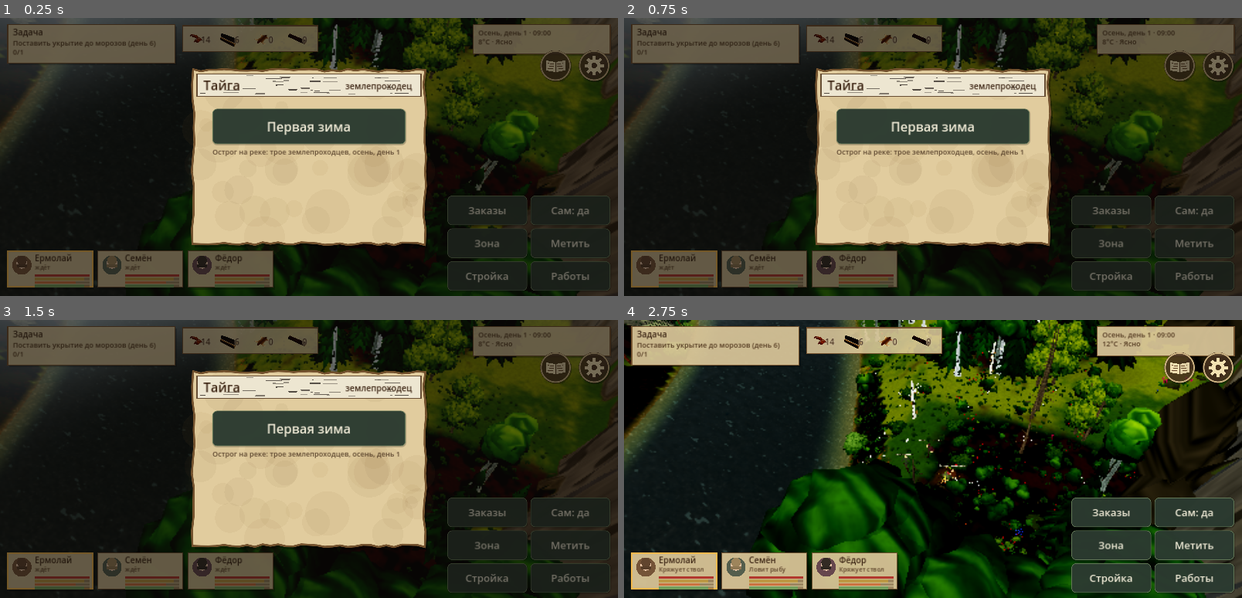
Above: before the commit, frames 1-4 (two rows, left to right).
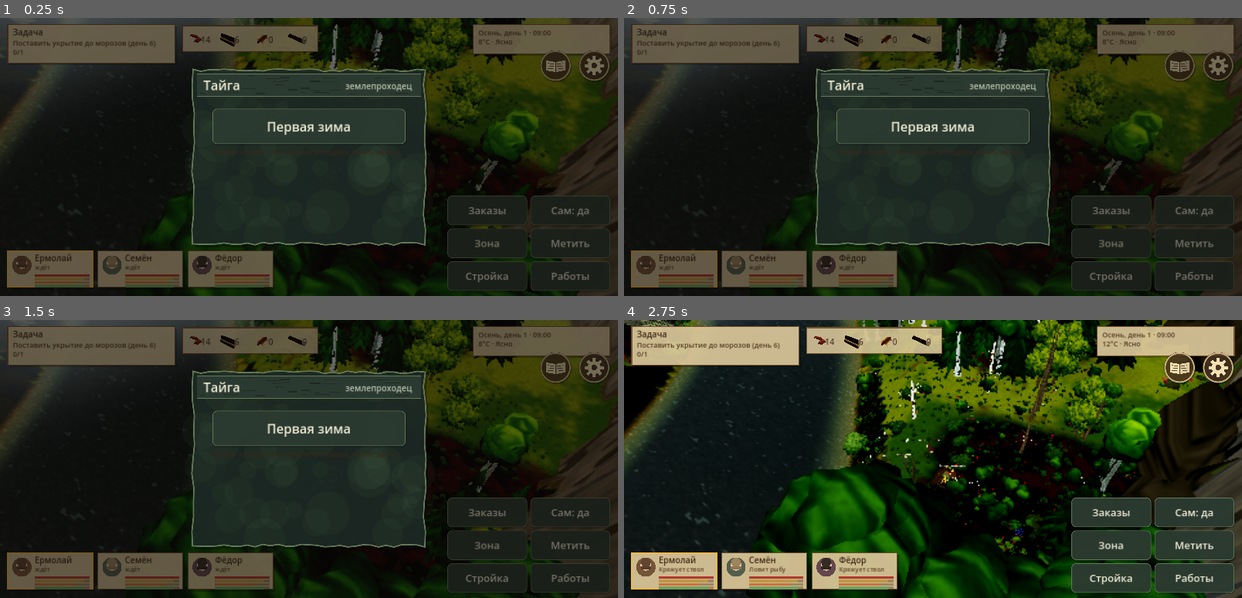
Above: after the commit, the same moments.

Repository: Masuku4129/Game
Game: Godot game, scene res://scenes/main.tscn
Two runs of this game, one before a commit and one after it. Both use one fixed random seed, a clock stepped at 60 frames per second and the inputs below.
Inputs (mouse positions are in pixels of both pictures, inside the frame that each line leads up to):
- Up to frame 1 (0.25 s): no input
- Up to frame 2 (0.75 s): click (1217, 65) at 0.52 s
- Up to frame 3 (1.5 s): click (556, 367) at 1.27 s
- Up to frame 4 (2.75 s): click "Первая зима" at 2 s

The runs differ from the first frame. In frame 1, 20% of the frame differs, in the area x 30-70%, y 18-83%; in frame 2, 20%; in frame 3, 20%; in frame 4, nothing differs.

Commit message:
Restyle camp and crafting panels in woodland palette

Diff:
--- a/game/scripts/camp_ui.gd
+++ b/game/scripts/camp_ui.gd
@@ -4,11 +4,12 @@
 ## постройки, полоса построек с ценой, кнопки поворота и постановки, листы: хранилище,
 ## готовка, стройка избы, печь, обстановка, верстак, стол, сушило.
 
+const UI = preload("res://scripts/ui_palette.gd")
 const IT = preload("res://scripts/items.gd")
-const INK := Color(0.24, 0.15, 0.08)
-const PAPER := Color(0.88, 0.8, 0.62)
-const OK_C := Color(0.2, 0.42, 0.12)
-const BAD_C := Color(0.62, 0.16, 0.08)
+const INK := UI.TEXT
+const PAPER := UI.PANEL
+const OK_C := UI.GOOD
+const BAD_C := UI.DANGER
 
 var camp
 var main: Node3D
@@ -40,9 +41,10 @@
 
 ## Лист-пергамент: рваный край, пятна краски, берестяная шапка с заголовком.
 class Sheet extends Control:
+	const UI = preload("res://scripts/ui_palette.gd")
 	var title := ""
 	var info := ""
-	var info_col := Color(0.24, 0.15, 0.08)
+	var info_col := UI.TEXT_MUTED
 	var head := 70.0
 	func _draw() -> void:
 		var sz := size
@@ -61,27 +63,28 @@
 		for p in pts:
 			sh.append(p + Vector2(8, 10))
 		draw_colored_polygon(sh, Color(0, 0, 0, 0.3))
-		draw_colored_polygon(pts, Color(0.88, 0.8, 0.62))
+		draw_colored_polygon(pts, UI.PANEL)
 		for i in int(sz.x * sz.y / 9000.0):
 			var d := rng.randf_range(-0.07, 0.07)
-			draw_circle(Vector2(rng.randf_range(20, sz.x - 20), rng.randf_range(20, sz.y - 20)), rng.randf_range(18, 70), Color(0.5 + d, 0.36 + d, 0.18, 0.06))
+			draw_circle(Vector2(rng.randf_range(20, sz.x - 20), rng.randf_range(20, sz.y - 20)), rng.randf_range(18, 70), Color(0.45 + d * 0.2, 0.62 + d * 0.2, 0.38 + d * 0.2, 0.045))
 		var ring := pts.duplicate()
 		ring.append(pts[0])
-		draw_polyline(ring, Color(0.45, 0.32, 0.18), 5.0, true)
+		draw_polyline(ring, UI.BORDER, 3.0, true)
 		if head > 0.0:
-			draw_rect(Rect2(12, 12, sz.x - 24, head), Color(0.93, 0.9, 0.82))
+			draw_rect(Rect2(12, 12, sz.x - 24, head), UI.PANEL_SOFT)
 			for i in int(sz.x / 22.0):
 				var x := rng.randf_range(20, sz.x - 60)
 				var y := rng.randf_range(18, head + 6)
-				draw_line(Vector2(x, y), Vector2(x + rng.randf_range(14, 50), y + rng.randf_range(-1, 1)), Color(0.15, 0.12, 0.1, rng.randf_range(0.35, 0.8)), rng.randf_range(1.5, 3.5))
-			draw_rect(Rect2(12, 12, sz.x - 24, head), Color(0.4, 0.3, 0.2), false, 3.0)
+				draw_line(Vector2(x, y), Vector2(x + rng.randf_range(14, 50), y + rng.randf_range(-1, 1)), Color(0.06, 0.09, 0.07, rng.randf_range(0.25, 0.55)), rng.randf_range(1.5, 3.5))
+			draw_rect(Rect2(12, 12, sz.x - 24, head), UI.BORDER, false, 2.0)
 			var f := ThemeDB.fallback_font
-			draw_string(f, Vector2(32, 12 + head * 0.72), title, HORIZONTAL_ALIGNMENT_LEFT, sz.x * 0.55, 40, Color(0.24, 0.15, 0.08))
+			draw_string(f, Vector2(32, 12 + head * 0.72), title, HORIZONTAL_ALIGNMENT_LEFT, sz.x * 0.55, 40, UI.TEXT)
 			if info != "":
 				draw_string(f, Vector2(sz.x * 0.45, 12 + head * 0.68), info, HORIZONTAL_ALIGNMENT_RIGHT, sz.x * 0.55 - 40, 26, info_col)
 
 ## Круглая кнопка лагеря: костерок в шалашике и подпись.
 class RoundButton extends Button:
+	const UI = preload("res://scripts/ui_palette.gd")
 	var label := ""
 	func _ready() -> void:
 		flat = true
@@ -93,8 +96,8 @@
 		var r := minf(size.x, size.y) * 0.5 - 4.0
 		var dn := is_pressed() and is_hovered()
 		draw_circle(c + Vector2(3, 4), r, Color(0, 0, 0, 0.3))
-		draw_circle(c, r, Color(0.3, 0.21, 0.13, 0.82) if not dn else Color(0.45, 0.31, 0.18, 0.9))
-		draw_arc(c, r - 3.0, 0.0, TAU, 48, Color(0.86, 0.76, 0.56, 0.9), 4.0, true)
+		draw_circle(c, r, UI.PANEL_SOFT if not dn else UI.PANEL_HOVER)
+		draw_arc(c, r - 3.0, 0.0, TAU, 48, UI.ACCENT, 4.0, true)
 		# шалашик из жердей и огонёк
 		var o := c + Vector2(0, -r * 0.12)
 		var w := r * 0.55
@@ -110,6 +113,7 @@
 
 ## Карточка постройки или мебели: название и цена (зелёным — что есть, красным — чего нет).
 class Card extends Button:
+	const UI = preload("res://scripts/ui_palette.gd")
 	var title := ""
 	var lines: Array = []   # [текст, хватает]
 	var picked := false
@@ -119,16 +123,16 @@
 			add_theme_stylebox_override(st, StyleBoxEmpty.new())
 	func _draw() -> void:
 		var r := Rect2(Vector2(4, 4), size - Vector2(8, 8))
-		draw_rect(r, Color(0.74, 0.63, 0.44, 0.75))
-		draw_rect(Rect2(r.position + Vector2(4, 4), r.size - Vector2(8, 8)), Color(0.8, 0.7, 0.5, 0.8))
-		draw_rect(r, Color(0.45, 0.33, 0.2, 0.9), false, 3.0)
+		draw_rect(r, UI.PANEL_SOFT)
+		draw_rect(Rect2(r.position + Vector2(4, 4), r.size - Vector2(8, 8)), UI.PANEL)
+		draw_rect(r, UI.BORDER, false, 2.0)
 		if picked:
 			draw_rect(Rect2(r.position - Vector2(2, 2), r.size + Vector2(4, 4)), Color(0.72, 0.3, 0.12), false, 6.0)
 		var f := ThemeDB.fallback_font
-		draw_string(f, Vector2(14, 40), title, HORIZONTAL_ALIGNMENT_LEFT, size.x - 24, 22, Color(0.24, 0.15, 0.08))
+		draw_string(f, Vector2(14, 40), title, HORIZONTAL_ALIGNMENT_LEFT, size.x - 24, 22, UI.TEXT)
 		var y := 78.0
 		for l: Array in lines:
-			draw_string(f, Vector2(16, y), String(l[0]), HORIZONTAL_ALIGNMENT_LEFT, size.x - 26, 21, Color(0.2, 0.42, 0.12) if bool(l[1]) else Color(0.62, 0.16, 0.08))
+			draw_string(f, Vector2(16, y), String(l[0]), HORIZONTAL_ALIGNMENT_LEFT, size.x - 26, 21, UI.GOOD if bool(l[1]) else UI.DANGER)
 			y += 26.0
 
 ## Кнопка поворота: дуга со стрелкой.
@@ -269,20 +273,20 @@
 	b.focus_mode = Control.FOCUS_NONE
 	b.clip_text = true
 	b.add_theme_font_size_override("font_size", fs)
-	b.add_theme_color_override("font_color", Color(0.98, 0.93, 0.8))
-	b.add_theme_color_override("font_pressed_color", Color(1, 1, 0.9))
-	b.add_theme_color_override("font_hover_color", Color(1, 0.97, 0.88))
-	b.add_theme_color_override("font_disabled_color", Color(0.75, 0.68, 0.56, 0.7))
-	var cs := {"normal": Color(0.46, 0.31, 0.18), "hover": Color(0.52, 0.35, 0.2), "pressed": Color(0.34, 0.22, 0.12), "disabled": Color(0.55, 0.47, 0.36)}
+	b.add_theme_color_override("font_color", UI.TEXT)
+	b.add_theme_color_override("font_pressed_color", UI.TEXT)
+	b.add_theme_color_override("font_hover_color", UI.ACCENT_HI)
+	b.add_theme_color_override("font_disabled_color", UI.TEXT_MUTED)
+	var cs := {"normal": UI.PANEL_SOFT, "hover": UI.PANEL_HOVER, "pressed": UI.PANEL_PRESSED, "disabled": UI.PANEL}
 	for k: String in cs:
 		var sb := StyleBoxFlat.new()
 		sb.bg_color = cs[k]
-		sb.set_corner_radius_all(18)
-		sb.set_border_width_all(3)
-		sb.border_color = Color(0.25, 0.15, 0.08)
+		sb.set_corner_radius_all(14)
+		sb.set_border_width_all(2)
+		sb.border_color = UI.BORDER
 		sb.shadow_color = Color(0, 0, 0, 0.25)
-		sb.shadow_size = 4
-		sb.shadow_offset = Vector2(2, 3)
+		sb.shadow_size = 3
+		sb.shadow_offset = Vector2(1, 2)
 		b.add_theme_stylebox_override(k, sb)
 	b.add_theme_stylebox_override("focus", StyleBoxEmpty.new())
 	return b
@@ -298,15 +302,15 @@
 	b.clip_text = true
 	b.add_theme_font_size_override("font_size", fs)
 	for k: String in ["font_color", "font_hover_color", "font_pressed_color"]:
-		b.add_theme_color_override(k, INK)
-	b.add_theme_color_override("font_disabled_color", Color(INK, 0.45))
-	var cs := {"normal": Color(0.8, 0.7, 0.5, 0.85), "hover": Color(0.84, 0.74, 0.54, 0.9), "pressed": Color(0.7, 0.58, 0.38, 0.95), "disabled": Color(0.78, 0.7, 0.55, 0.45)}
+		b.add_theme_color_override(k, UI.TEXT)
+	b.add_theme_color_override("font_disabled_color", UI.TEXT_MUTED)
+	var cs := {"normal": UI.PANEL_SOFT, "hover": UI.PANEL_HOVER, "pressed": UI.PANEL_PRESSED, "disabled": UI.PANEL}
 	for k: String in cs:
 		var sb := StyleBoxFlat.new()
 		sb.bg_color = cs[k]
 		sb.set_corner_radius_all(10)
 		sb.set_border_width_all(2)
-		sb.border_color = Color(0.45, 0.33, 0.2, 0.8)
+		sb.border_color = UI.BORDER
 		sb.content_margin_left = 22
 		b.add_theme_stylebox_override(k, sb)
 	b.add_theme_stylebox_override("focus", StyleBoxEmpty.new())
